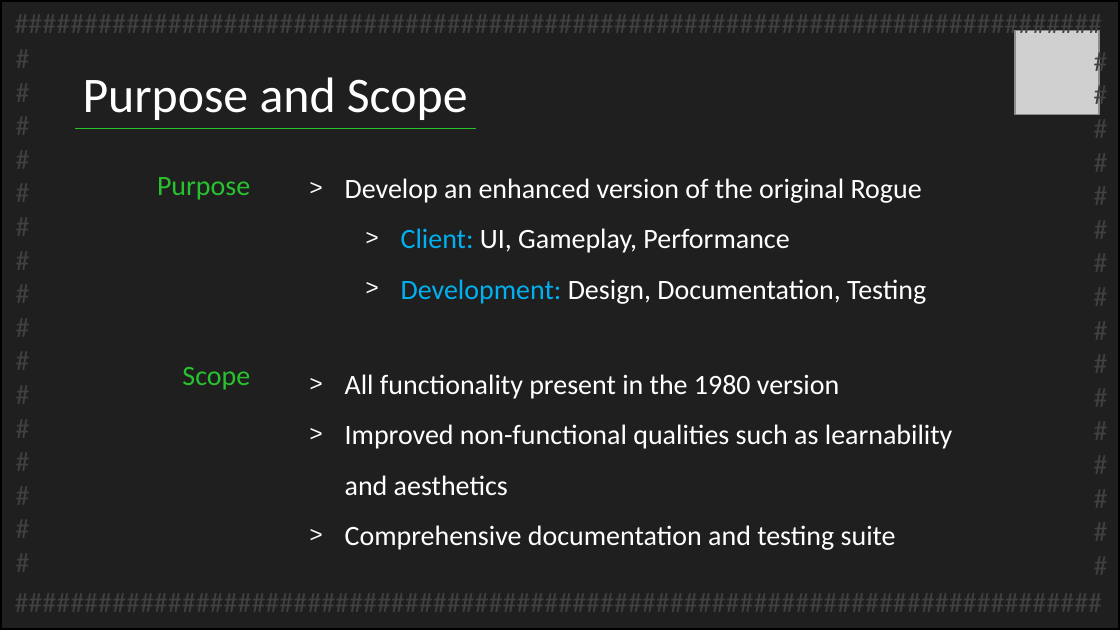
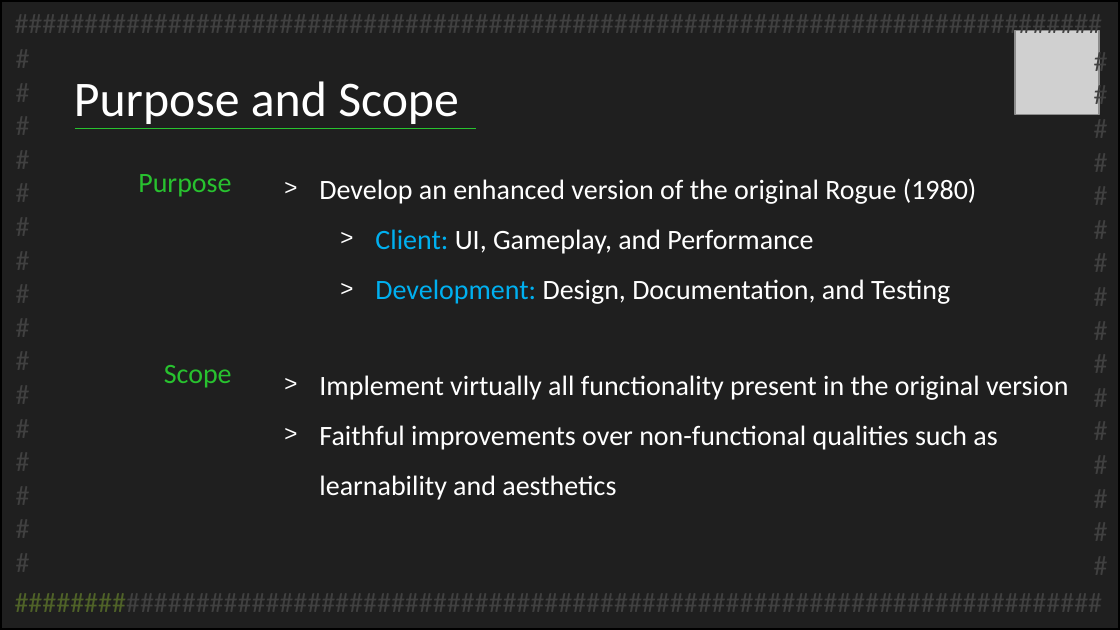
Before and after one commit to prinsij/RogueReborn, a slide deck: slide 3 of Doc/FinalPresentation/RR.pptx (slide 2 before the commit). Drawn at 1120x630 pixels with LibreOffice and Linux fonts; fonts in the diff are those of the drawing; grey boxes stand for pictures. Boxes give left, top, right and bottom in pixels: in the first picture for what was removed or moved away, otherwise in the second. Text is boxed around its words. In the diff, an @@ line names an element or a change of style, - is before the commit and + after.

Commit message:
Completed Presentation Draft

```diff
--- a/Doc/FinalPresentation/RR.pptx
+++ b/Doc/FinalPresentation/RR.pptx
@@ text "Purpose and Scope": place and size @@
-text "Purpose and Scope" at [83,77,468,120]
+text "Purpose and Scope" at [74,81,459,124]
@@ text "Purpose and Scope" at [74,81,459,124]: alignment centre to left @@
@@ text "Purpose": place and size @@
-text "Purpose" at [157,177,250,390]
+text "Purpose" at [138,174,232,388]
@@ text at [319,178,1068,500]: text changed @@
-> Develop an enhanced version of the original Rogue
-  > Client: UI, Gameplay, Performance
-  > Development: Design, Documentation, Testing
-> All functionality present in the 1980 version
-> Improved non-functional qualities such as learnability and aesthetics
-> Comprehensive documentation and testing suite
+> Develop an enhanced version of the original Rogue (1980)
+  > Client: UI, Gameplay, and Performance
+  > Development: Design, Documentation, and Testing
+> Implement virtually all functionality present in the original version
+> Faithful improvements over non-functional qualities such as learnability and aesthetics
@@ text "############################################################ ..." at [3,579,1120,624]: text colour #404040 to #4F6228 in "############################################################ ..." @@
```
Also in this commit, not shown: 1 other slide changed, 7 slides added, 4 slides removed.
